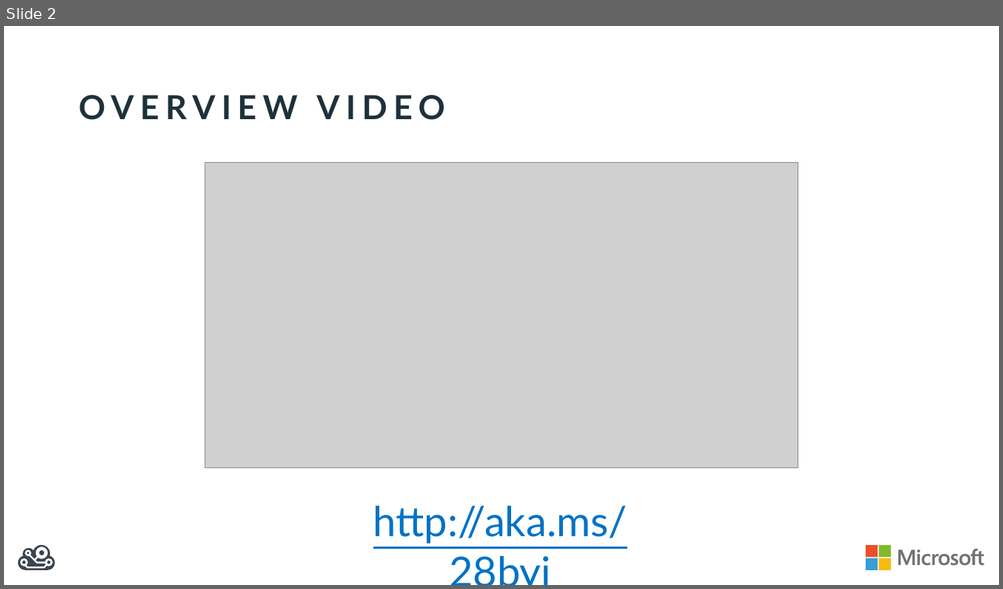
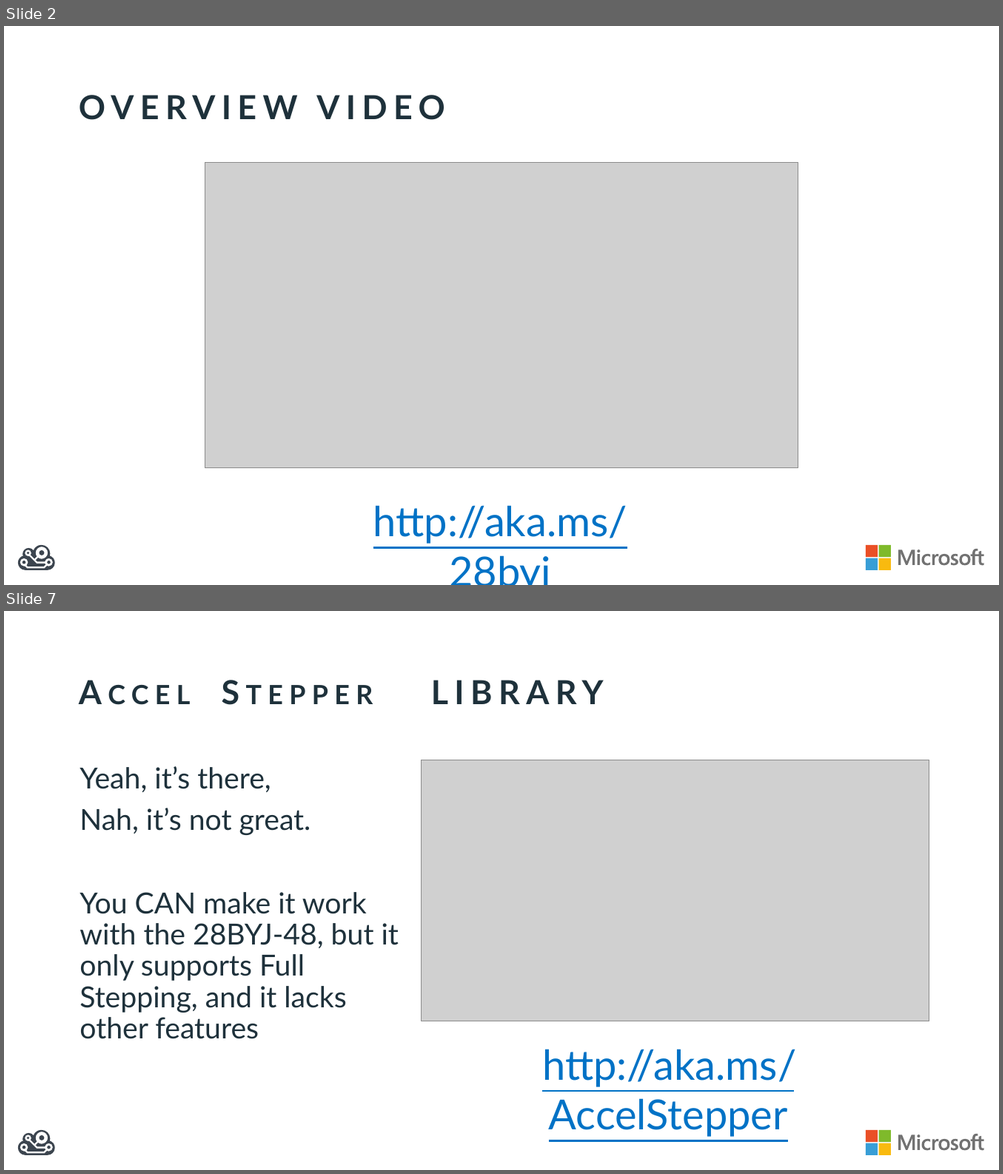
Before and after one commit to BretStateham/28BYJ-48, a slide deck: Arduino/Slides/28BYJ-48 and the Arduino.pptx. Shown one above the other, each under a label of ours: slide 2 before the commit, slides 2 and 7 after it; the slides between them are not shown. The pictures are 1003x589 and 1003x1174 pixels, drawn with LibreOffice and Linux fonts; fonts in the diff are those of the drawing; grey boxes stand for pictures. Boxes give left, top, right and bottom in pixels: in the first picture for what was removed or moved away, otherwise in the second. Text is boxed around its words. In the diff, an @@ line names an element or a change of style, - is before the commit and + after.

```diff
--- a/Arduino/Slides/28BYJ-48 and the Arduino.pptx
+++ b/Arduino/Slides/28BYJ-48 and the Arduino.pptx
@@ slide 7 added at (x1=4, y1=611, x2=999, y2=1170), background #FFFFFF; not listed: 6 template elements that a slide beside it also shows @@
@@ title added at (x1=431, y1=680, x2=603, y2=704), 32 pt, text #1E313B, bold, small capitals @@
+AccelStepper LIBRARY
@@ picture added at (x1=421, y1=760, x2=929, y2=1022) @@
@@ text added at (x1=79, y1=766, x2=398, y2=1039), 28 pt, text #1E313B @@
+Yeah, it’s there,
+Nah, it’s not great.
+You CAN make it work with the 28BYJ-48, but it only supports Full Stepping, and it lacks other features
@@ text added at (x1=542, y1=1049, x2=796, y2=1137), 40 pt, text #0072C6, underline @@
+http://aka.ms/AccelStepper
```
Also in this commit, not shown: 1 slide changed, 2 other slides added, 7 other files.
